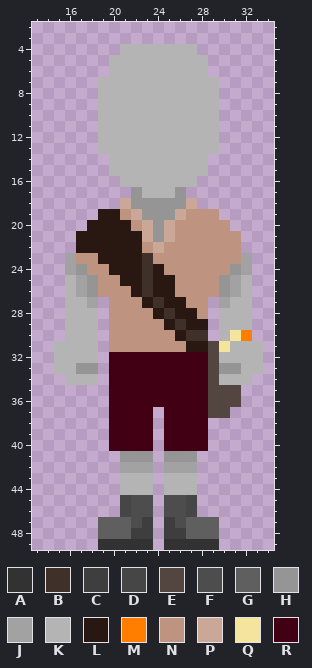
Pixel-art sprite: player.png. This is how it looked before the edit.
The file is 50x50 pixels. Colours within 5 levels of each other are drawn and written as one. Shown: x 13..34, y 2..49.
Palette (. is transparent): A #323232  B #3f3029  C #3e3e3e  D #464646  E #53453f  F #4d4d4d  G #5f5f5f  H #959595  J #a2a2a2  K #b4b4b4  L #291811  M #ff7e00  N #be937f  P #caa797  Q #f5e49c  R #420014
Pixels before, first column x 15:
 4 ......KKKKKKK......
 5 .....KKKKKKKKK.....
 6 .....KKKKKKKKK.....
 7 ....KKKKKKKKKKK....
 8 ....KKKKKKKKKKK....
 9 ....KKKKKKKKKKK....
10 ....KKKKKKKKKKK....
11 ....KKKKKKKKKKK....
12 ....KKKKKKKKKKK....
13 ....KKKKKKKKKKK....
14 .....KKKKKKKKK.....
15 .....KKKKKKKKK.....
16 ......KKKKKKK......
17 .......HKKKH.......
18 ......PHHHHHP......
19 ....LLNPHHHPNNN....
20 ...LLLLNPHPNNNNN...
21 ..LLLLLLPHPNNNNNN..
22 ..LLLLLLNPNNNNNNN..
23 .JNNLLLLBNNNNNNNNJ.
24 .JHNNLLLBLNNNNNNHJ.
25 .KJHNNLLBLLNNNNHJK.
26 .KJHNNNLBLLNNNNHJK.
27 .KKJ.NNNLBLLNN.JKK.
28 .KKK.NNNNLBLLN.KKK.
29 .KKK.NNNNNLBLL.KKK.
30 .KKK.NNNNNNLBB.KQM.
31 KKKK.NNNNNNNLLEQKKK
32 KKKK.RRRRRRRRREKKKK
33 KKHH.RRRRRRRRREHHKK
34 .KKK.RRRRRRRRREKKK.
35 .....RRRRRRRRREEE..
36 .....RRRRRRRRREEE..
37 .....RRRR.RRRREE...
38 .....RRRR.RRRR.....
39 .....RRRR.RRRR.....
40 .....RRRR.RRRR.....
41 ......HHH.HHH......
42 ......JJJ.JJJ......
43 ......KKK.KKK......
44 ......KKK.KKK......
45 ......DFF.FFD......
46 ......DFF.FFD......
47 ....GGGFC.CFGGG....
48 ....GGGCC.CCGGG....
49 ....AAAAA.AAAAA....
Once edited:
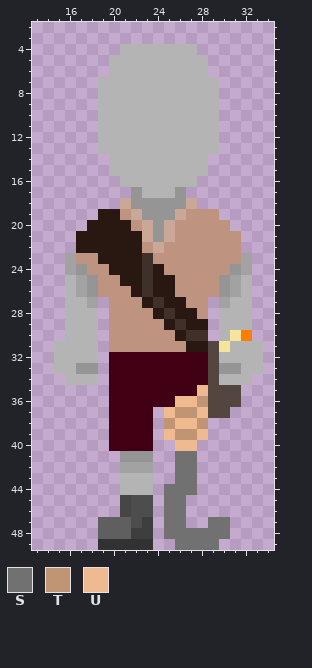
Colours new in this view: S #717171  T #c09573  U #f0ba90
Edits made:
Changed rows in their new state; - is an unchanged pixel.
first column x 25:
35 ---U--
36 -UUT--
37 UTTU--
38 TUUT--
39 UTTU--
40 .UU.--
41 .SS---
42 .SS---
43 .SS---
44 SSS---
45 SS.---
46 SS.---
47 SS..SS
48 SSSSSS
49 .SSSS-
Changed places in both pictures, as pixel boxes (x1, y1, x2, y2):
changed: (164, 385, 230, 550)
